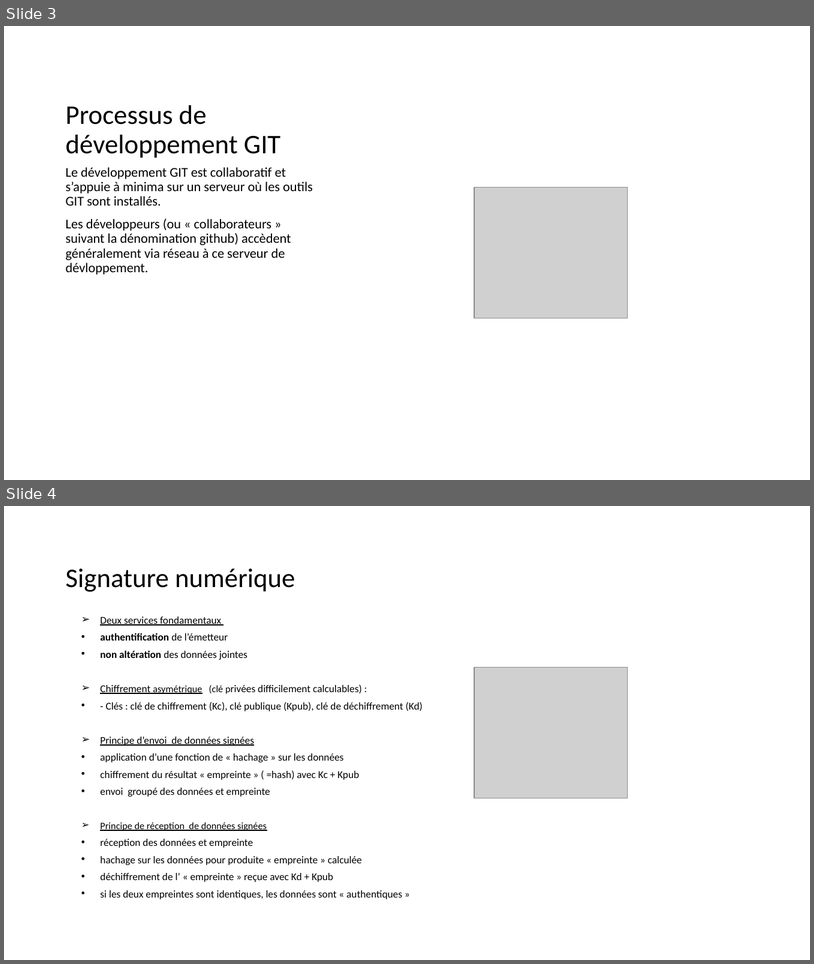
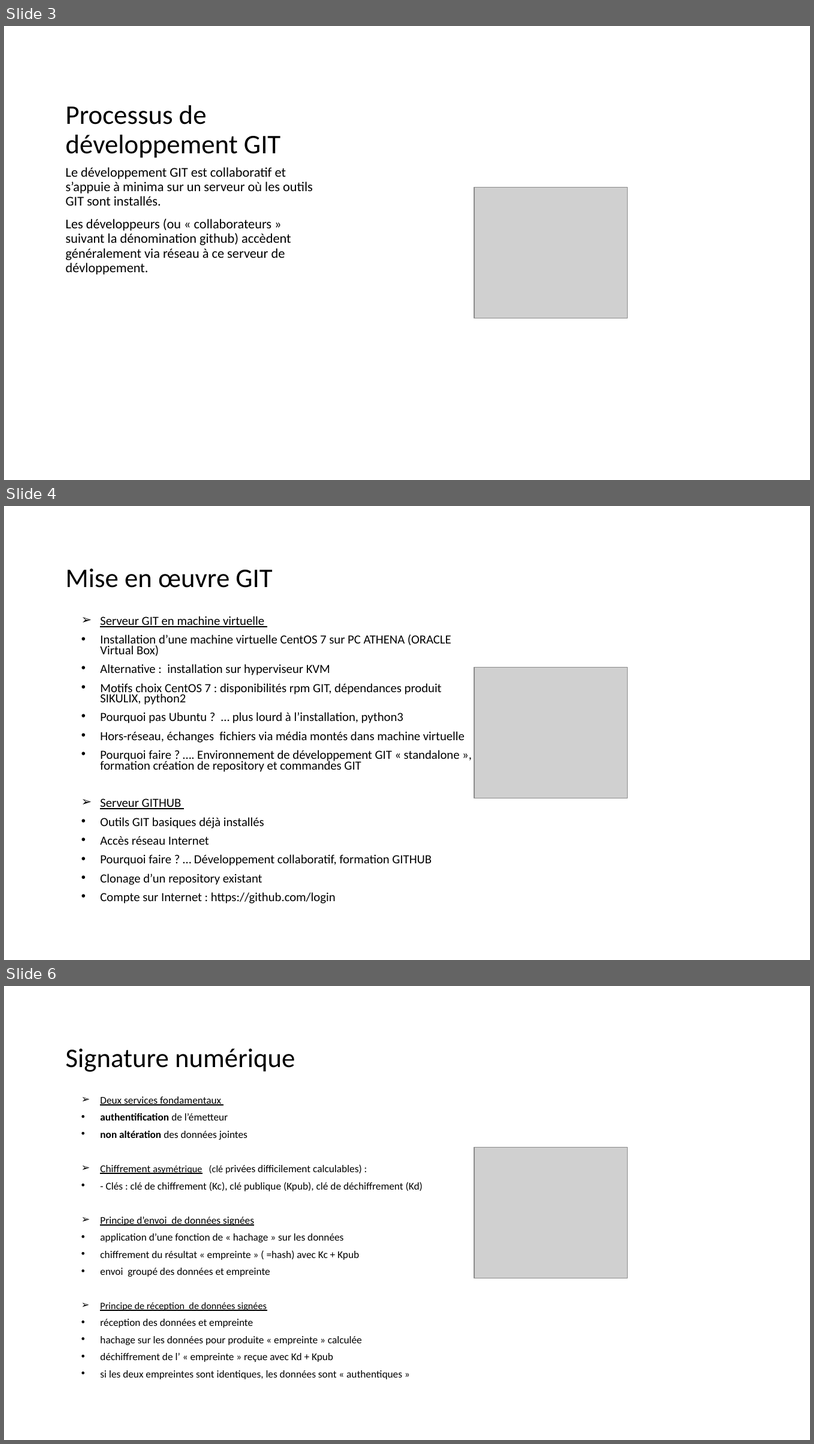
Before and after one commit to dominiquelaurain/fastecdsa, a slide deck: docs/Autoformation_Git.pptx. Shown one above the other, each under a label of ours: slides 3 and 4 before the commit, slides 3, 4 and 6 after it; the slides between them are not shown. The pictures are 814x964 and 814x1444 pixels, drawn with LibreOffice and Linux fonts; fonts in the diff are those of the drawing; grey boxes stand for pictures. Boxes give left, top, right and bottom in pixels: in the first picture for what was removed or moved away, otherwise in the second. Text is boxed around its words. In the diff, an @@ line names an element or a change of style, - is before the commit and + after.

```diff
--- a/docs/Autoformation_Git.pptx
+++ b/docs/Autoformation_Git.pptx
@@ slide 4 added at [4,506,810,960], background #FFFFFF @@
@@ title added at [66,568,272,588], 32 pt, text #000000 @@
+Mise en œuvre GIT
@@ text added at [100,616,465,903], 14.8 pt, text #000000 @@
+➢ Serveur GIT en machine virtuelle
+• Installation d’une machine virtuelle CentOS 7 sur PC ATHENA (ORACLE Virtual Box)
+• Alternative : installation sur hyperviseur KVM
+• Motifs choix CentOS 7 : disponibilités rpm GIT, dépendances produit SIKULIX, python2
+• Pourquoi pas Ubuntu ? … plus lourd à l’installation, python3
+• Hors-réseau, échanges fichiers via média montés dans machine virtuelle
+• Pourquoi faire ? …. Environnement de développement GIT « standalone », formation création de repository et commandes GIT
+➢ Serveur GITHUB
+• Outils GIT basiques déjà installés
+• Accès réseau Internet
+• Pourquoi faire ? … Développement collaboratif, formation GITHUB
+• Clonage d’un repository existant
+• Compte sur Internet : https://github.com/login
@@ picture added at [474,667,628,798] @@
@@ what was slide 4 is now slide 6 @@
```
Also in this commit, not shown: 1 slide changed, 4 other slides added.
